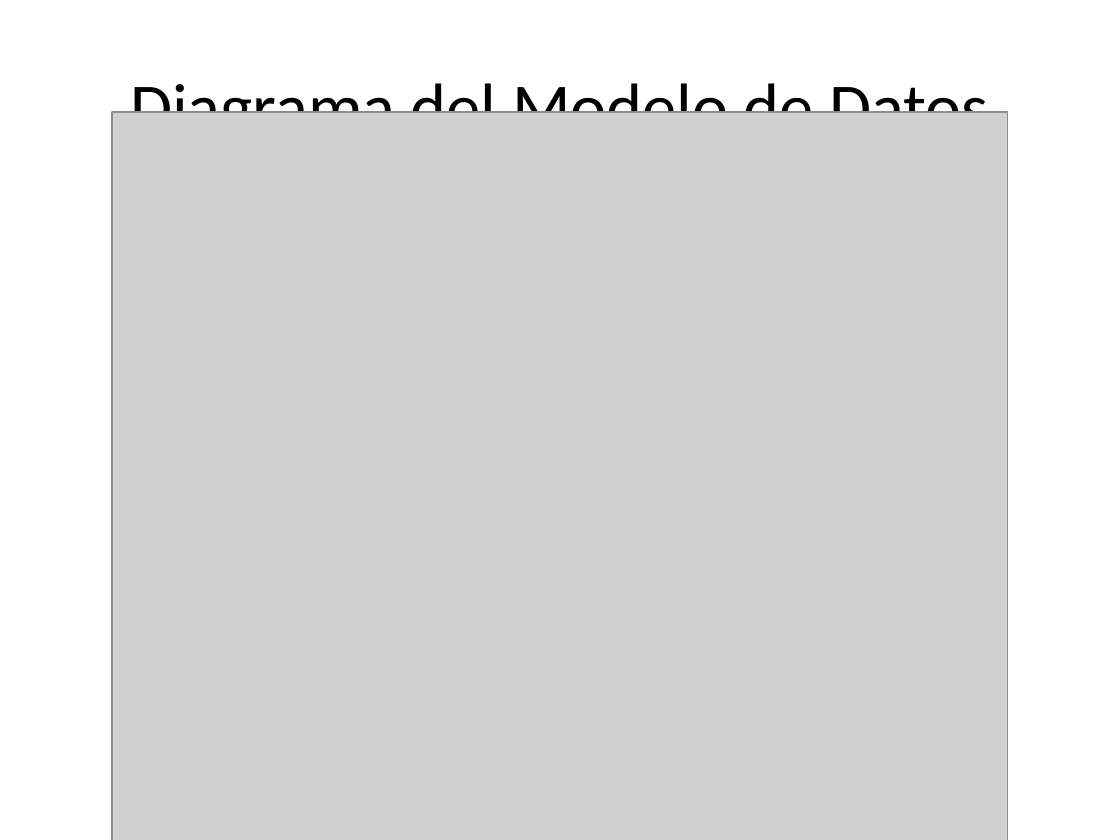
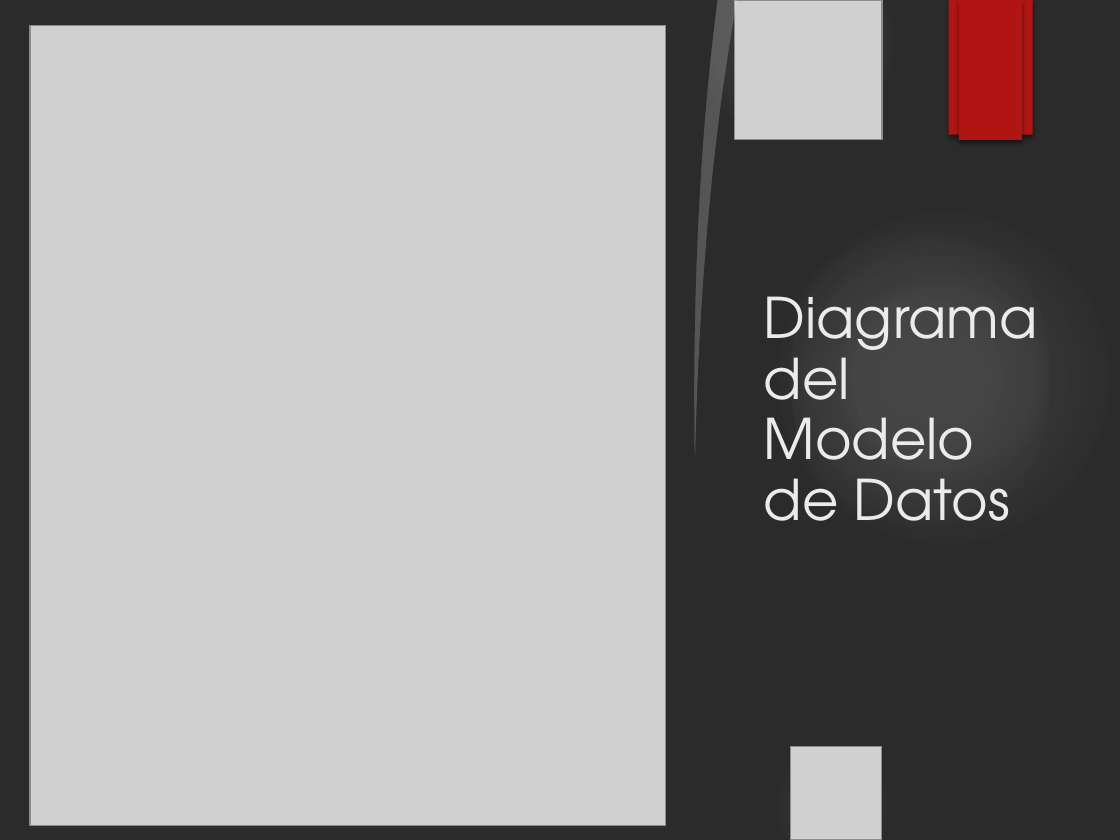
Before and after one commit to Kathry1/ONLINE_DS_THEBRIDGE_Kathry, a slide deck: slide 3 of Challenge 2/Modelo_de_Datos_Challenge2.pptx. Drawn at 1120x840 pixels with LibreOffice and Linux fonts; fonts in the diff are those of the drawing; grey boxes stand for pictures; background and template pictures are left out; a plain dark background stands for a picture behind light text. Boxes give left, top, right and bottom in pixels: in the first picture for what was removed or moved away, otherwise in the second. Text is boxed around its words. In the diff, an @@ line names an element or a change of style, - is before the commit and + after.

```diff
--- a/Challenge 2/Modelo_de_Datos_Challenge2.pptx
+++ b/Challenge 2/Modelo_de_Datos_Challenge2.pptx
@@ background #FFFFFF to picture (left out) @@
@@ freeform shape added at <box>0,0,718,840</box>, fill #FFFFFF @@
@@ picture: place and size @@
-picture at <box>112,112,1008,840</box>
+picture at <box>30,26,665,825</box>
@@ freeform shape added at <box>685,0,737,455</box>, fill #FFFFFF at 20% opacity @@
@@ ellipse added at <box>697,0,893,140</box>, fill gradient #F3F3F3 @@
@@ picture added at <box>735,0,883,140</box> @@
@@ rectangle added at <box>949,0,1033,134</box>, fill #B01513 @@
@@ rectangle added at <box>959,0,1021,140</box>, fill #B01513 @@
@@ title "Diagrama del Modelo de Datos": place and size @@
-title "Diagrama del Modelo de Datos" at <box>130,74,988,113</box>
+title "Diagrama del Modelo de Datos" at <box>764,296,1038,521</box>
@@ title "Diagrama del Modelo de Datos" at <box>764,296,1038,521</box>: size 44 to 36 pt, font Calibri to TeX Gyre Adventor, text colour #000000 to #EBEBEB; alignment centre to left; line spacing 1 to 0.9; vertical alignment middle to bottom @@
@@ ellipse added at <box>772,205,1117,550</box>, fill gradient #F3F3F3 @@
@@ ellipse added at <box>791,205,1049,550</box>, fill gradient #F3F3F3 @@
@@ ellipse added at <box>0,327,494,840</box>, fill gradient #F3F3F3 @@
@@ picture added at <box>0,327,371,840</box> @@
@@ ellipse added at <box>0,355,186,644</box>, fill gradient #F3F3F3 @@
@@ picture added at <box>0,354,140,644</box> @@
@@ ellipse added at <box>772,747,893,840</box>, fill gradient #F3F3F3 @@
@@ picture added at <box>791,747,883,840</box> @@
```
Also in this commit, not shown: 3 other slides changed.
